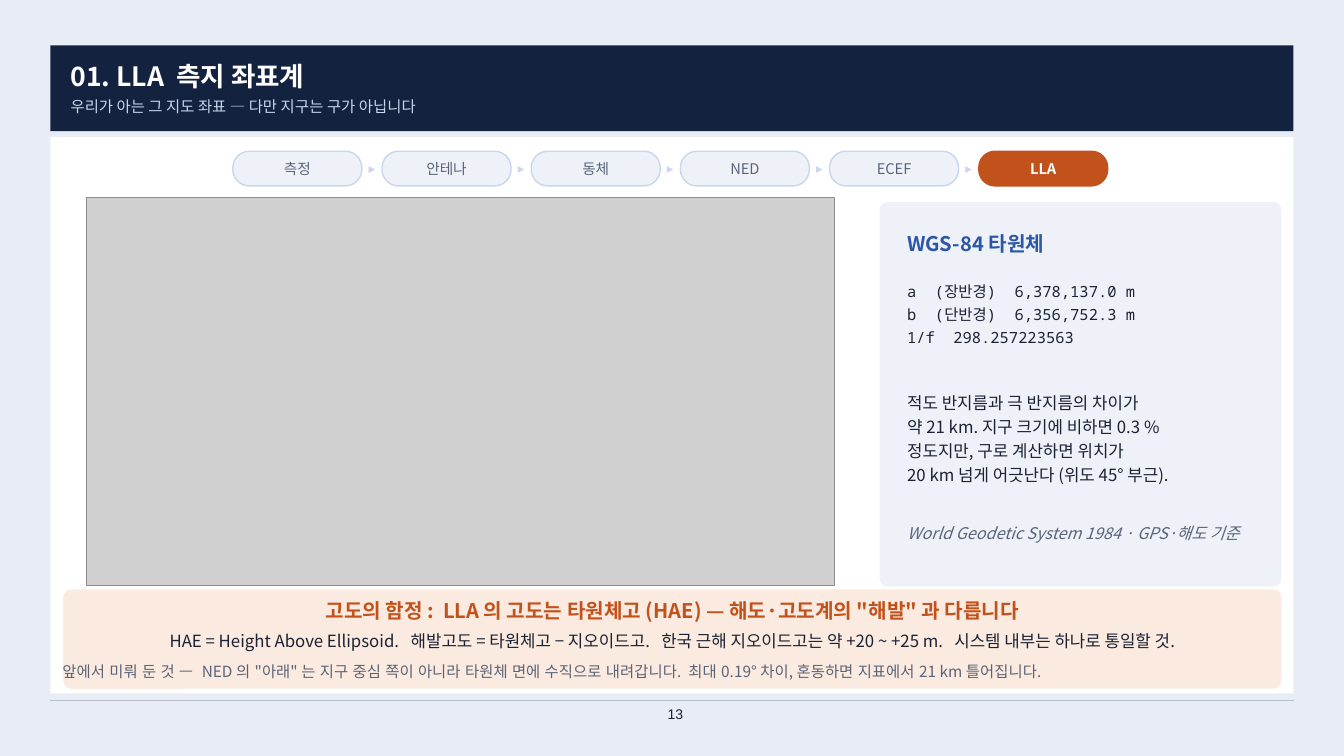
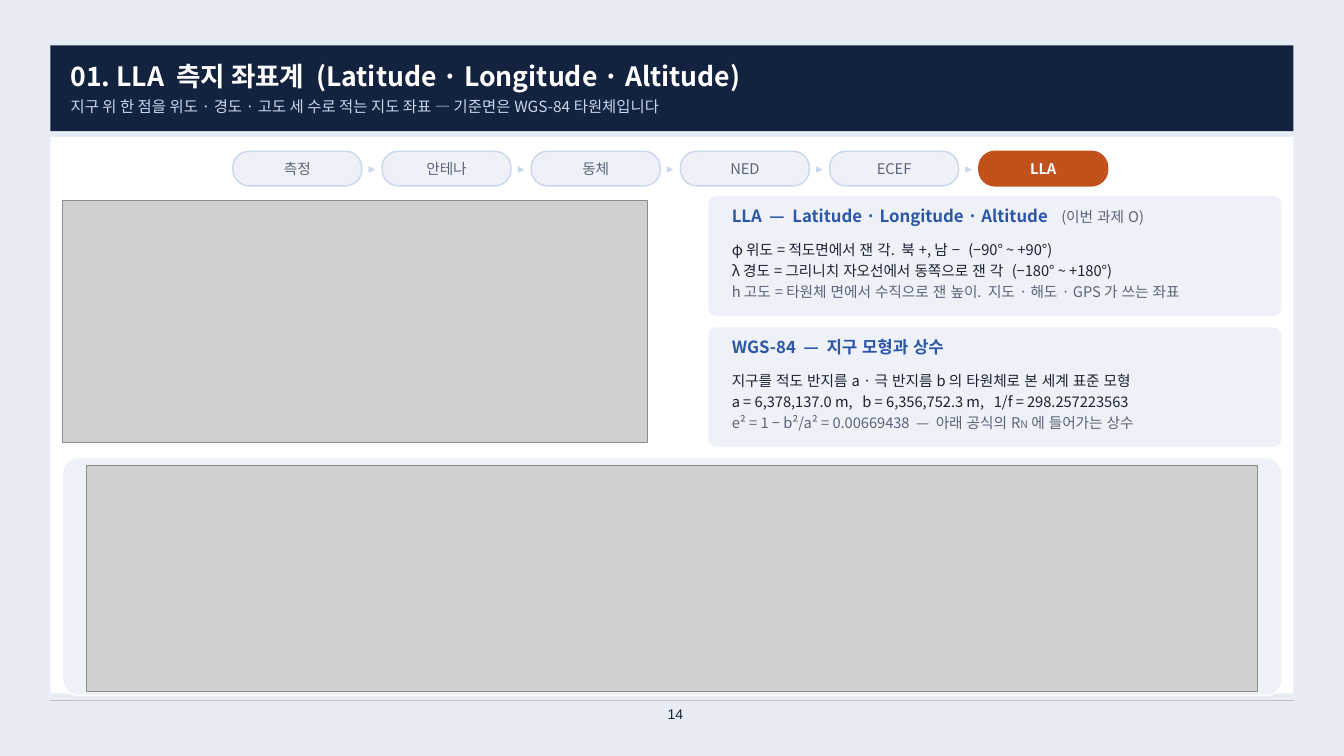
Before and after one commit to harley-hwan/radar-sw-study, a slide deck: slide 14 of Part2_CoordFrames/ref/산출물/Chapter2_coordinate_systems.pptx (slide 13 before the commit). Drawn at 1344x756 pixels with LibreOffice and Linux fonts; fonts in the diff are those of the drawing; grey boxes stand for pictures. Boxes give left, top, right and bottom in pixels: in the first picture for what was removed or moved away, otherwise in the second. Text is boxed around its words. In the diff, an @@ line names an element or a change of style, - is before the commit and + after.

```diff
--- a/Part2_CoordFrames/ref/산출물/Chapter2_coordinate_systems.pptx
+++ b/Part2_CoordFrames/ref/산출물/Chapter2_coordinate_systems.pptx
@@ text at [71, 63, 740, 113]: text changed; size 11 to 19 pt; text colour #C9D6EC to #FFFFFF; bold on @@
-01. LLA 측지 좌표계
-우리가 아는 그 지도 좌표 — 다만 지구는 구가 아닙니다
+01. LLA 측지 좌표계 (Latitude · Longitude · Altitude)
+지구 위 한 점을 위도 · 경도 · 고도 세 수로 적는 지도 좌표 — 기준면은 WGS-84 타원체입니다
@@ picture: place and size @@
-picture at [87, 198, 836, 586]
+picture at [63, 201, 647, 442]
@@ rounded rectangle added at [708, 196, 1282, 317], fill #EEF1F7, outline #FFFFFF 1 pt @@
@@ text added at [732, 208, 1144, 226], 12 pt, text #2B57A6, bold @@
+LLA — Latitude · Longitude · Altitude (이번 과제 O)
@@ text removed at [907, 234, 1045, 253] @@
-WGS-84 타원체
@@ text added at [732, 243, 1180, 298], 10.5 pt, text #1A2233 @@
+φ 위도 = 적도면에서 잰 각. 북 +, 남 − (−90° ~ +90°)
+λ 경도 = 그리니치 자오선에서 동쪽으로 잰 각 (−180° ~ +180°)
+h 고도 = 타원체 면에서 수직으로 잰 높이. 지도 · 해도 · GPS 가 쓰는 좌표
@@ text removed at [907, 284, 1135, 343] @@
-a (장반경) 6,378,137.0 m
-b (단반경) 6,356,752.3 m
-1/f 298.257223563
@@ rounded rectangle: place and size @@
-rounded rectangle at [879, 202, 1282, 588]
+rounded rectangle at [708, 327, 1282, 448]
@@ rounded rectangle at [708, 327, 1282, 448]: proportions changed @@
@@ text added at [732, 339, 944, 355], 12 pt, text #2B57A6, bold @@
+WGS-84 — 지구 모형과 상수
@@ text added at [732, 373, 1134, 431], 10.5 pt, text #1A2233 @@
+지구를 적도 반지름 a · 극 반지름 b 의 타원체로 본 세계 표준 모형
+a = 6,378,137.0 m, b = 6,356,752.3 m, 1/f = 298.257223563
+e² = 1 − b²/a² = 0.00669438 — 아래 공식의 RN 에 들어가는 상수
@@ text removed at [907, 395, 1168, 484] @@
-적도 반지름과 극 반지름의 차이가
-약 21 km. 지구 크기에 비하면 0.3 %
-정도지만, 구로 계산하면 위치가
-20 km 넘게 어긋난다 (위도 45° 부근).
@@ rounded rectangle: place and size @@
-rounded rectangle at [63, 589, 1282, 690]
+rounded rectangle at [63, 458, 1282, 696]
@@ rounded rectangle at [63, 458, 1282, 696]: fill #FBEADF to #EEF1F7; proportions changed @@
@@ picture added at [87, 466, 1258, 692] @@
@@ text removed at [907, 525, 1240, 543] @@
-World Geodetic System 1984 · GPS·해도 기준
@@ text removed at [325, 601, 1019, 622] @@
-고도의 함정 : LLA 의 고도는 타원체고 (HAE) — 해도·고도계의 "해발" 과 다릅니다
@@ text removed at [170, 633, 1175, 651] @@
-HAE = Height Above Ellipsoid. 해발고도 = 타원체고 − 지오이드고. 한국 근해 지오이드고는 약 +20 ~ +25 m. 시스템 내부는 하나로 통일할 것.
@@ text removed at [62, 664, 1041, 680] @@
-앞에서 미뤄 둔 것 — NED 의 "아래" 는 지구 중심 쪽이 아니라 타원체 면에 수직으로 내려갑니다. 최대 0.19° 차이, 혼동하면 지표에서 21 km 틀어집니다.
@@ page number at [668, 709, 684, 719]: text changed @@
-13
+14
```
Also in this commit, not shown: 16 other slides changed, 23 other files.
